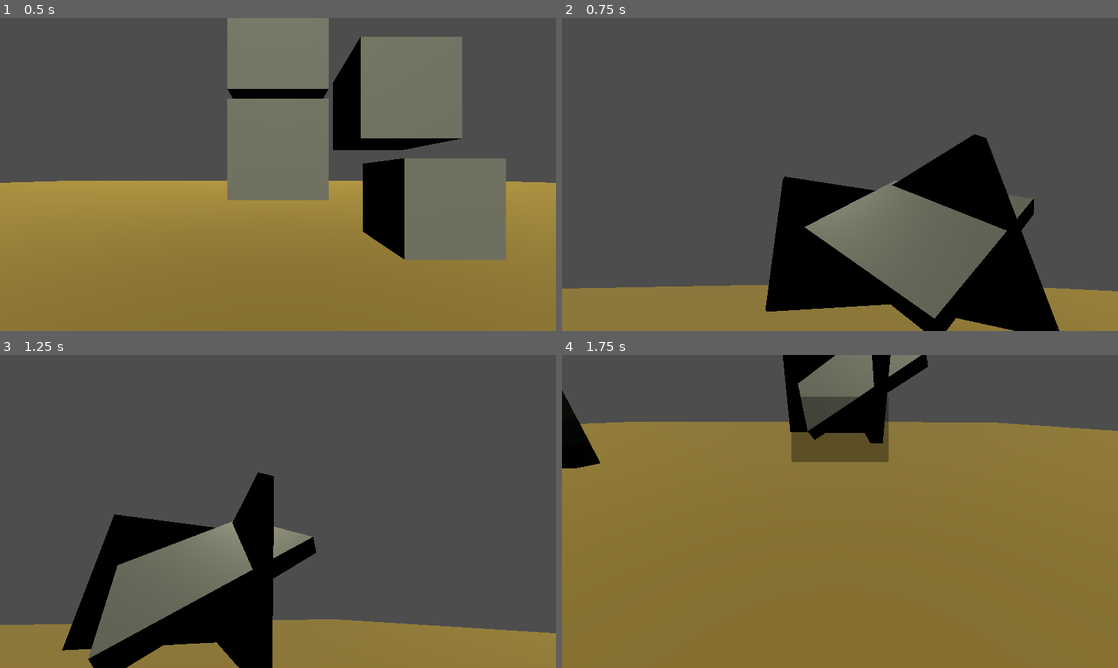
Above: before the commit, frames 1-4 (two rows, left to right).
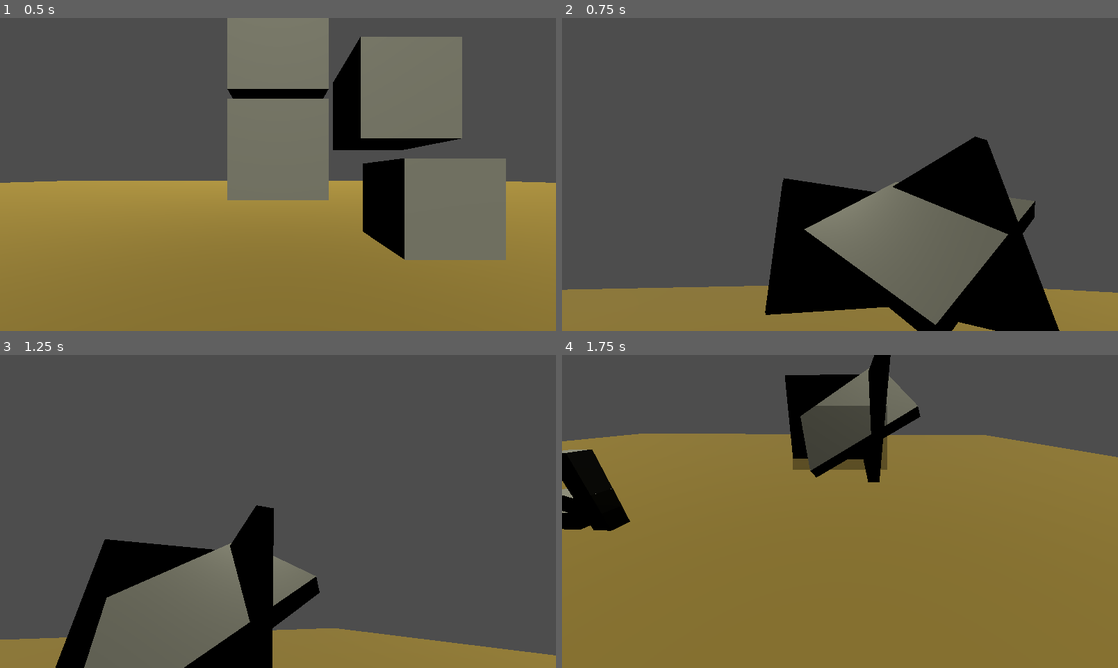
Above: after the commit, the same moments.

Repository: extract/over-fort-2
Game: Godot game, scene res://scenes/maps/local_test/local_test_map.tscn
Same seed, same stepped clock (60 frames per second), same inputs: the game is played once before the commit and once after it.
Inputs (mouse positions are in pixels of both pictures, inside the frame that each line leads up to):
- Up to frame 1 (0.5 s): no input
- Up to frame 2 (0.75 s): move the mouse to (962, 158) at 0.52 s; hold D (right) from 0.53 s (still down); hold Space (jump) from 0.53 s (still down)
- Up to frame 3 (1.25 s): keep holding D (right); keep holding Space (jump)
- Up to frame 4 (1.75 s): move the mouse to (728, 527) at 1.27 s; release D (right) at 1.28 s; release Space (jump) at 1.28 s; hold S (backward) from 1.28 s (still down); right-click (728, 527) at 1.35 s; tap Space (jump) at 1.52, 1.55 s

Frame 1 is identical in both runs. In frame 2, 1.7% of the frame differs, in the area x 0-100%, y 37-100%; in frame 3, 13%; in frame 4, 12%.

Commit message:
add phara style flight

Diff:
--- /dev/null
+++ b/scenes/abilities/pharah_flight/PharahFlight.tscn
@@ -0,0 +1,6 @@
+[gd_scene load_steps=2 format=3 uid="uid://fl5wsepg6lvn"]
+
+[ext_resource type="Script" uid="uid://bw0pur82u1krb" path="res://scenes/abilities/pharah_flight/pharah_flight.gd" id="1_fucpy"]
+
+[node name="PharahFlight" type="Node3D"]
+script = ExtResource("1_fucpy")
--- /dev/null
+++ b/scenes/abilities/pharah_flight/pharah_flight.gd
@@ -0,0 +1,19 @@
+extends Node3D
+
+@export var max_fly_time = 5
+var remaining_fly_time = max_fly_time
+@export var fly_power = 0.15
+
+@export var action_key = "jump"
+
+@onready var cb: CharacterBody3D = $".."
+
+func _physics_process(delta: float) -> void:
+
+	if cb.is_on_floor():
+		remaining_fly_time += delta
+		clamp(remaining_fly_time,0,max_fly_time)
+
+	if Input.is_action_pressed("jump") and remaining_fly_time > 0:
+		cb.velocity.y += fly_power
+		remaining_fly_time -= delta
--- a/scenes/player/local_player.tscn
+++ b/scenes/player/local_player.tscn
@@ -6,6 +6,7 @@
 [ext_resource type="PackedScene" uid="uid://y36k7rxn4fpp" path="res://scenes/abilities/rocket_launcher/rocket_launcher.tscn" id="3_cv68x"]
 [ext_resource type="Script" uid="uid://55mvtmp82ky7" path="res://scripts/gameplay/health_component.gd" id="5_cv68x"]
 [ext_resource type="PackedScene" uid="uid://3vpfape4my6u" path="res://scenes/abilities/float_shield/float_shield_ability.tscn" id="6_7awel"]
+[ext_resource type="PackedScene" uid="uid://fl5wsepg6lvn" path="res://scenes/abilities/pharah_flight/PharahFlight.tscn" id="7_dguuj"]
 
 [sub_resource type="CapsuleShape3D" id="CapsuleShape3D_pjt0s"]
 
@@ -51,3 +52,5 @@
 shape = SubResource("CapsuleShape3D_pjt0s")
 
 [node name="FloatShieldAbility" parent="." instance=ExtResource("6_7awel")]
+
+[node name="PharahFlight" parent="." instance=ExtResource("7_dguuj")]
Not shown, added: scenes/abilities/pharah_flight/pharah_flight.gd.uid
Not shown: 1 places in scenes/player/local_player.tscn that only renumber resources
